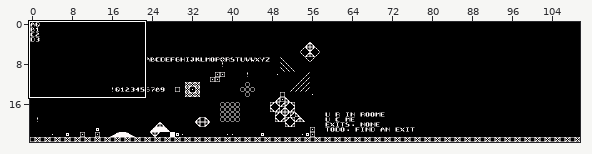
A Tiled map gets an edit: resources/tile-map.tmx. Above: a wide view before the commit, with the close-up outlined.
Close-up. Before the commit:
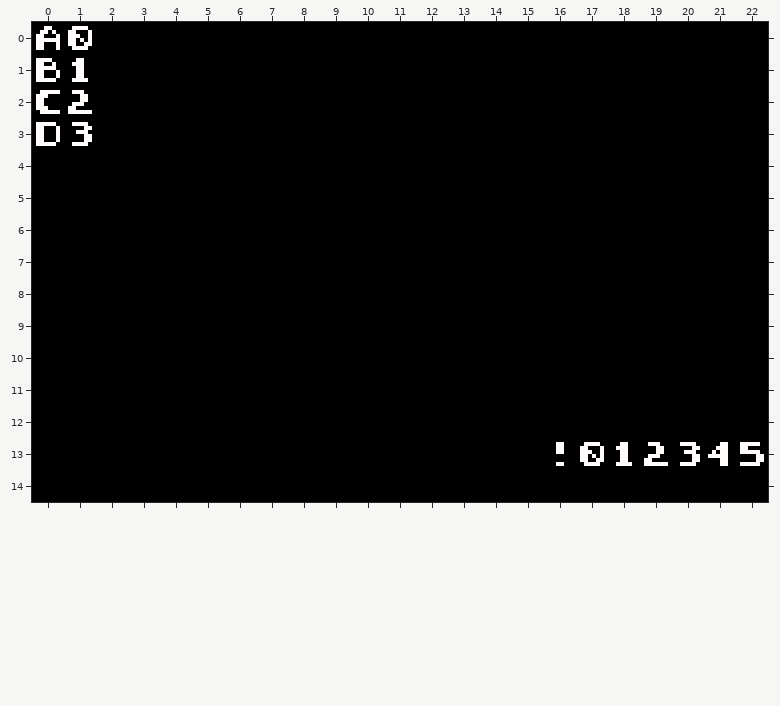
Cells are 8x8 px. Shown: x 0..22, y 0..14.
After the commit:
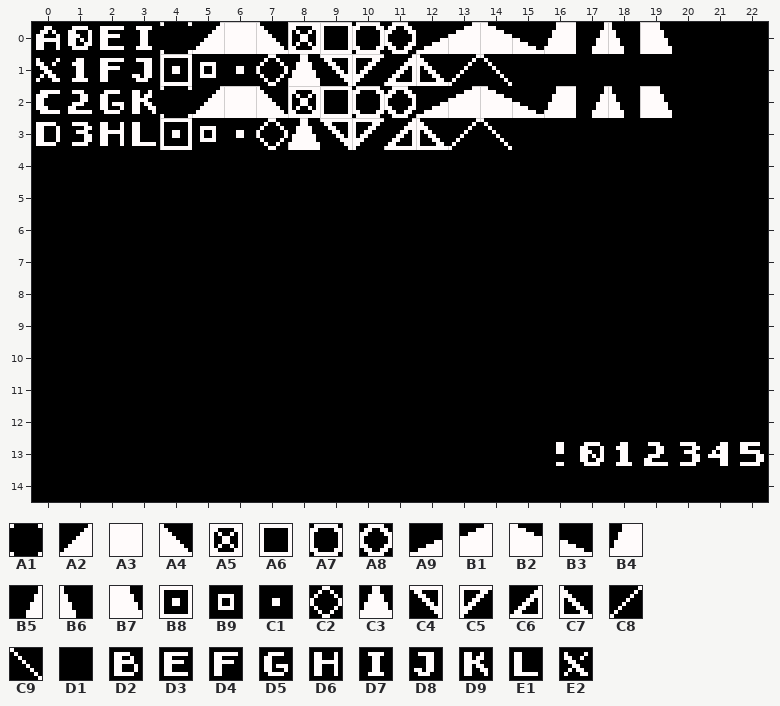
Key: from "charset-1": A1 0, A2 1, A3 2, A4 3, A5 4, A6 5, A7 6, A8 7, A9 8, B1 9, B2 10, B3 11, B4 12, B5 13, B6 14, B7 15, B8 16, B9 17, C1 18, C2 19, C3 20, C4 21, C5 22, C6 23, C7 24, C8 25, C9 26, D1 32, D2 66, D3 69, D4 70, D5 71, D6 72, D7 73, D8 74, D9 75, E1 76, E2 88.
__ is an empty cell.
The exact change:
Layer "Tile Layer 1":
y 0: x 2..19 D1 D1 D1 D1 D1 D1 D1 D1 D1 D1 D1 D1 D1 D1 D1 D1 D1 D1 -> D3 D7 A1 A2 A3 A4 A5 A6 A7 A8 A9 B1 B2 B3 B4 B5 B6 B7
y 1: x 0 D2 -> E2; x 2..14 D1 D1 D1 D1 D1 D1 D1 D1 D1 D1 D1 D1 D1 -> D4 D8 B8 B9 C1 C2 C3 C4 C5 C6 C7 C8 C9
y 2: x 2..19 D1 D1 D1 D1 D1 D1 D1 D1 D1 D1 D1 D1 D1 D1 D1 D1 D1 D1 -> D5 D9 A1 A2 A3 A4 A5 A6 A7 A8 A9 B1 B2 B3 B4 B5 B6 B7
y 3: x 2..14 D1 D1 D1 D1 D1 D1 D1 D1 D1 D1 D1 D1 D1 -> D6 E1 B8 B9 C1 C2 C3 C4 C5 C6 C7 C8 C9
Boxes around the changes in both close-ups, in picture pixels (x1, y1, x2, y2):
changed: (100, 22, 672, 150)
changed: (36, 58, 60, 82)
